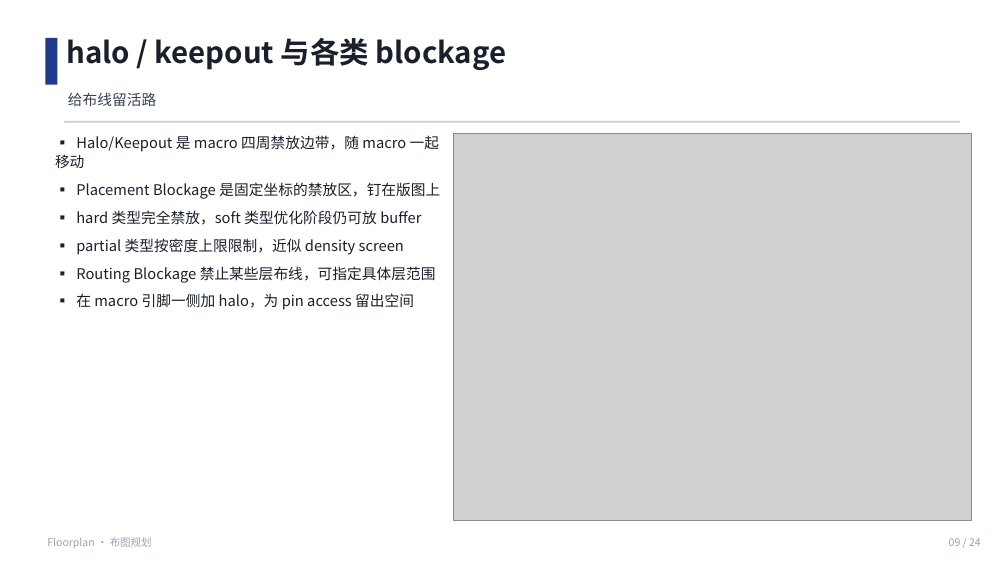
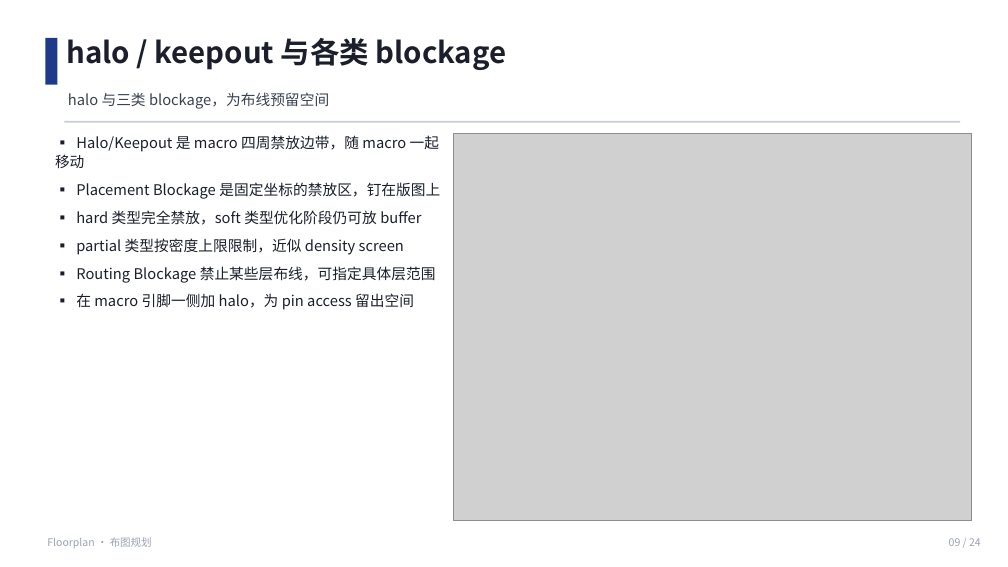
Before and after one commit to JinChengZ18/IC_Learning_Material, a slide deck: slide 9 of IC_Backend_Notes/slides/05_Floorplan.pptx. Drawn at 1008x567 pixels with LibreOffice and Linux fonts; fonts in the diff are those of the drawing; grey boxes stand for pictures. Boxes give left, top, right and bottom in pixels: in the first picture for what was removed or moved away, otherwise in the second. Text is boxed around its words. In the diff, an @@ line names an element or a change of style, - is before the commit and + after.

```diff
--- a/IC_Backend_Notes/slides/05_Floorplan.pptx
+++ b/IC_Backend_Notes/slides/05_Floorplan.pptx
@@ text at (68,92,329,109): text changed @@
-给布线留活路
+halo 与三类 blockage，为布线预留空间
```
Also in this commit, not shown: 15 other slides changed, 54 other files.
